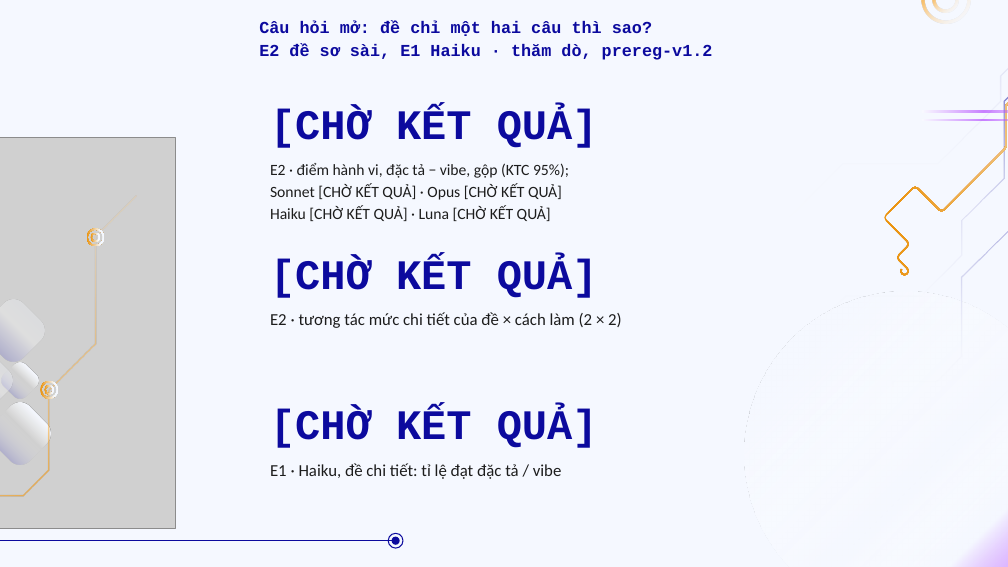
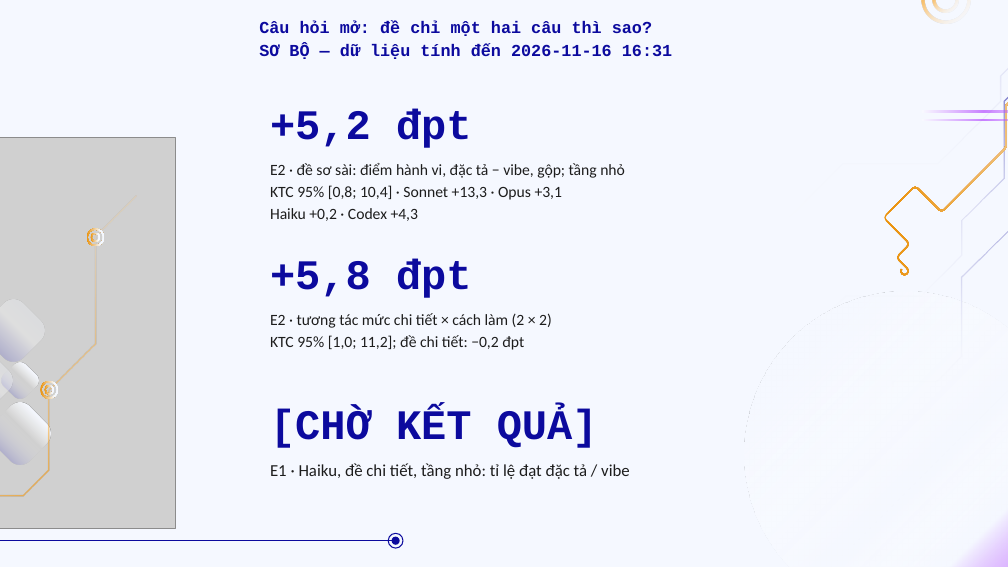
Before and after one commit to doanan293/vipharmind-ai-sdlc-study, a slide deck: slide 23 of docs/presentation/vipharmind-slides.pptx. Drawn at 1008x567 pixels with LibreOffice and Linux fonts; fonts in the diff are those of the drawing; grey boxes stand for pictures. Boxes give left, top, right and bottom in pixels: in the first picture for what was removed or moved away, otherwise in the second. Text is boxed around its words. In the diff, an @@ line names an element or a change of style, - is before the commit and + after.

Commit message:
report, slides: wire interim E2 (and E1 when present) results, one-command refresh
report-data reads results/analysis/e2-interim (sdlc-e2) and
results/analysis/e1 (sdlc-e1, pending until it exists): E2 primary
score difference per cohort and tier, score_core, the 2x2 table, judge
validity, coverage counts and the data cutoff, plus a reading sentence
generated from the pooled CI. Section 6.9, abstract, discussion,
conclusion, slides 23 and 25 carry the interim label. refresh-interim.sh
reruns sdlc-e2 (and sdlc-e1 once Haiku is complete), rebuilds numbers,
main.pdf and the deck, and runs the checks. check_numbers tolerates
missing values. Talking points for the 17/11 meeting in team/.

```diff
--- a/docs/presentation/vipharmind-slides.pptx
+++ b/docs/presentation/vipharmind-slides.pptx
@@ text at bbox=[259, 20, 672, 59]: text changed @@
-Câu hỏi mở: đề chỉ một hai câu thì sao?
-E2 đề sơ sài, E1 Haiku · thăm dò, prereg-v1.2
+Câu hỏi mở: đề chỉ một hai câu thì sao?
+SƠ BỘ — dữ liệu tính đến 2026-11-16 16:31
@@ text at bbox=[270, 109, 472, 148]: text changed @@
-[CHỜ KẾT QUẢ]
++5,2 đpt
@@ text at bbox=[270, 163, 625, 221]: text changed @@
-E2 · điểm hành vi, đặc tả − vibe, gộp (KTC 95%);
-Sonnet [CHỜ KẾT QUẢ] · Opus [CHỜ KẾT QUẢ]
-Haiku [CHỜ KẾT QUẢ] · Luna [CHỜ KẾT QUẢ]
+E2 · đề sơ sài: điểm hành vi, đặc tả − vibe, gộp; tầng nhỏ
+KTC 95% [0,8; 10,4] · Sonnet +13,3 · Opus +3,1
+Haiku +0,2 · Codex +4,3
@@ text at bbox=[270, 259, 472, 298]: text changed @@
-[CHỜ KẾT QUẢ]
++5,8 đpt
@@ text at bbox=[270, 313, 552, 350]: text changed; size 12 to 11.2 pt @@
-E2 · tương tác mức chi tiết của đề × cách làm (2 × 2)
+E2 · tương tác mức chi tiết × cách làm (2 × 2)
+KTC 95% [1,0; 11,2]; đề chi tiết: −0,2 đpt
@@ text at bbox=[270, 463, 630, 479]: text changed @@
-E1 · Haiku, đề chi tiết: tỉ lệ đạt đặc tả / vibe
+E1 · Haiku, đề chi tiết, tầng nhỏ: tỉ lệ đạt đặc tả / vibe
```
Also in this commit, not shown: 1 other slide changed, 24 other files.
